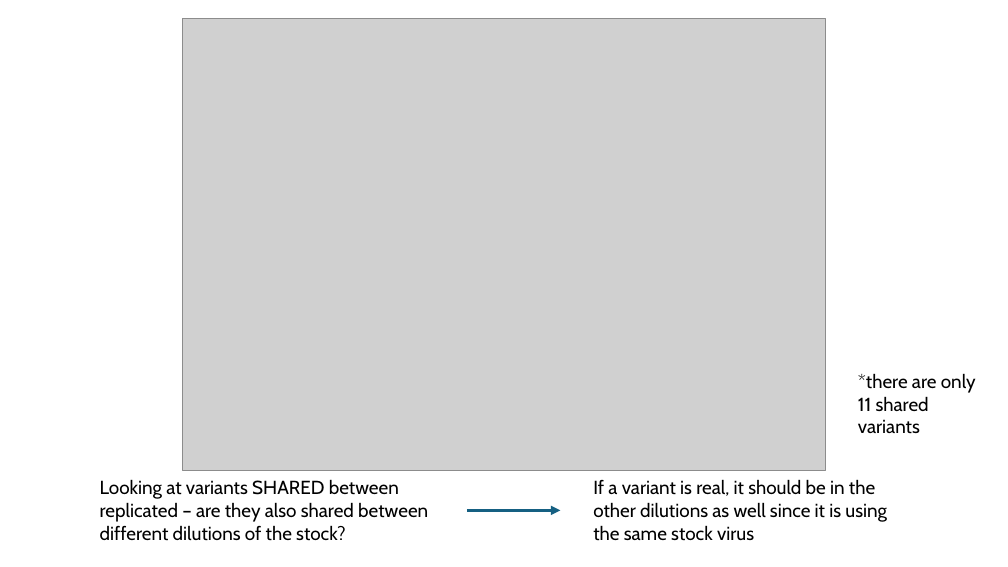
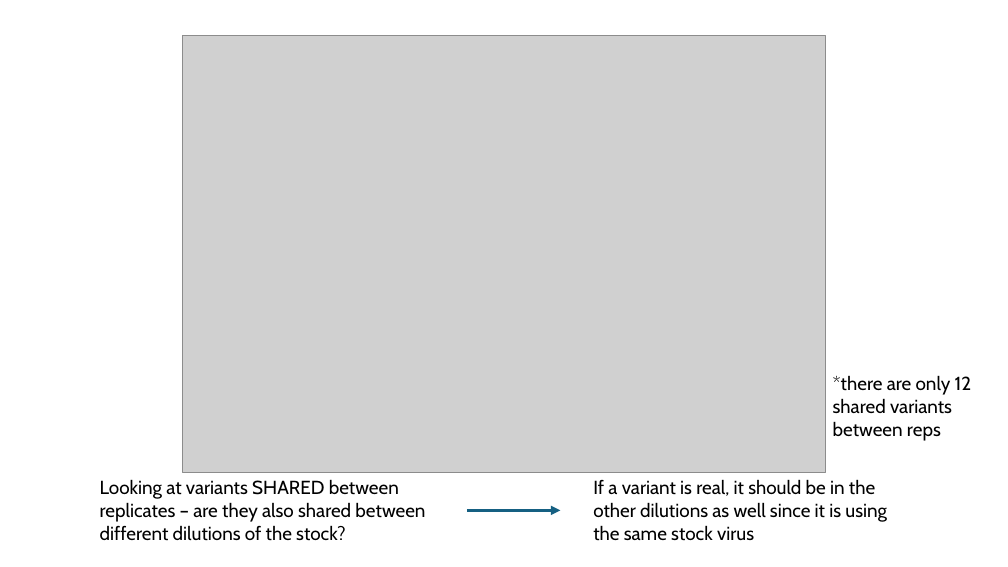
Before and after one commit to moncla-lab/canine-h3n2-within-host-evo, a slide deck: slide 12 of results/within-host-stock-synthetic-controls.pptx (slide 13 before the commit). Drawn at 1008x567 pixels with LibreOffice and Linux fonts; fonts in the diff are those of the drawing; grey boxes stand for pictures. Boxes give left, top, right and bottom in pixels: in the first picture for what was removed or moved away, otherwise in the second. Text is boxed around its words. In the diff, an @@ line names an element or a change of style, - is before the commit and + after.

```diff
--- a/results/within-host-stock-synthetic-controls.pptx
+++ b/results/within-host-stock-synthetic-controls.pptx
@@ picture: place and size @@
-picture at box(183, 18, 826, 470)
+picture at box(183, 36, 826, 473)
@@ text at box(833, 375, 972, 441): text changed @@
-*there are only 11 shared variants
+*there are only 12 shared variants between reps
@@ text at box(100, 479, 425, 541): text changed @@
-Looking at variants SHARED between replicated – are they also shared between different dilutions of the stock?
+Looking at variants SHARED between replicates – are they also shared between different dilutions of the stock?
```
Also in this commit, not shown: 10 other slides changed, 1 slide added, 2 slides removed, 14 other files.
